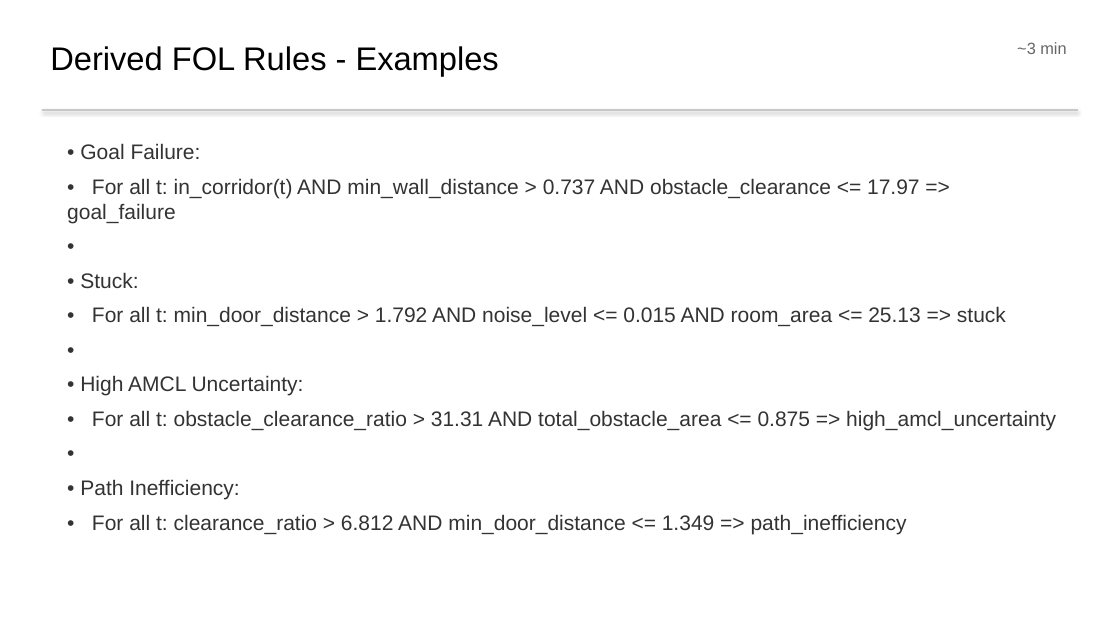
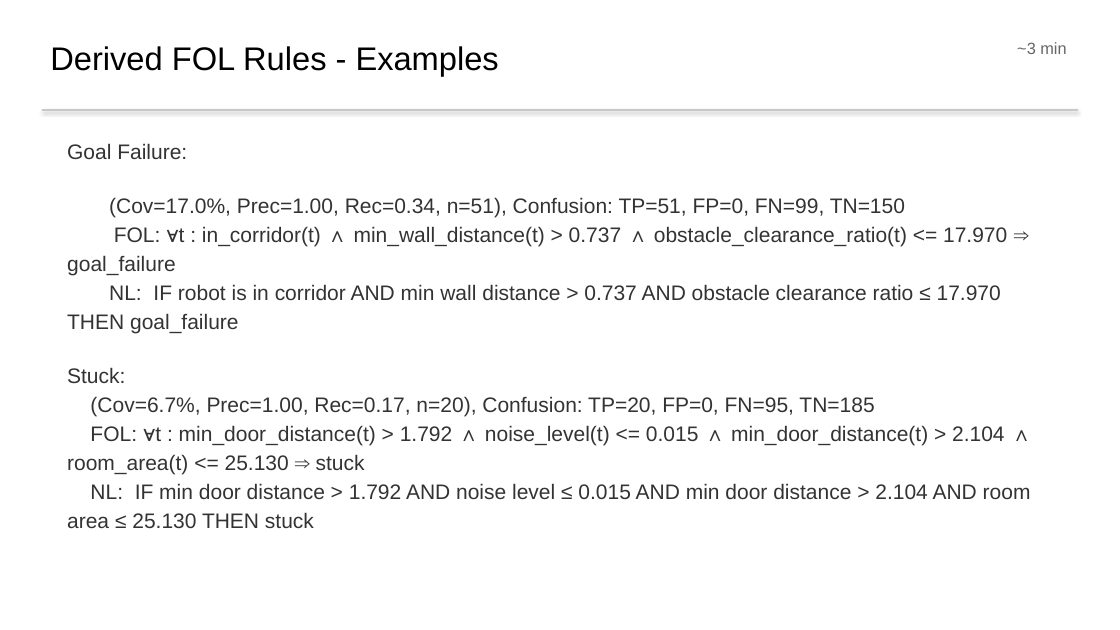
Before and after one commit to nasimpc/Robot-Navigation-Anomaly-Detection-and-Causal-Analysis, a slide deck: slide 14 of assignment3/Team2_Presentation.pptx (slide 16 before the commit). Drawn at 1120x630 pixels with LibreOffice and Linux fonts; fonts in the diff are those of the drawing. Boxes give left, top, right and bottom in pixels: in the first picture for what was removed or moved away, otherwise in the second. Text is boxed around its words. In the diff, an @@ line names an element or a change of style, - is before the commit and + after.

```diff
--- a/assignment3/Team2_Presentation.pptx
+++ b/assignment3/Team2_Presentation.pptx
@@ text at (x1=67, y1=143, x2=1031, y2=528): text changed @@
-• Goal Failure:
-• For all t: in_corridor(t) AND min_wall_distance > 0.737 AND obstacle_clearance <= 17.97 => goal_failure
-•
-• Stuck:
-• For all t: min_door_distance > 1.792 AND noise_level <= 0.015 AND room_area <= 25.13 => stuck
-•
-• High AMCL Uncertainty:
-• For all t: obstacle_clearance_ratio > 31.31 AND total_obstacle_area <= 0.875 => high_amcl_uncertainty
-•
-• Path Inefficiency:
-• For all t: clearance_ratio > 6.812 AND min_door_distance <= 1.349 => path_inefficiency
+Goal Failure:
+(Cov=17.0%, Prec=1.00, Rec=0.34, n=51), Confusion: TP=51, FP=0, FN=99, TN=150
+FOL: ∀t : in_corridor(t) ∧ min_wall_distance(t) > 0.737 ∧ obstacle_clearance_ratio(t) <= 17.970 ⇒ goal_failure
+NL: IF robot is in corridor AND min wall distance > 0.737 AND obstacle clearance ratio ≤ 17.970 THEN goal_failure
+Stuck:
+(Cov=6.7%, Prec=1.00, Rec=0.17, n=20), Confusion: TP=20, FP=0, FN=95, TN=185
+FOL: ∀t : min_door_distance(t) > 1.792 ∧ noise_level(t) <= 0.015 ∧ min_door_distance(t) > 2.104 ∧ room_area(t) <= 25.130 ⇒ stuck
+NL: IF min door distance > 1.792 AND noise level ≤ 0.015 AND min door distance > 2.104 AND room area ≤ 25.130 THEN stuck
```
Also in this commit, not shown: 2 other slides changed, 2 slides added, 3 slides removed.
